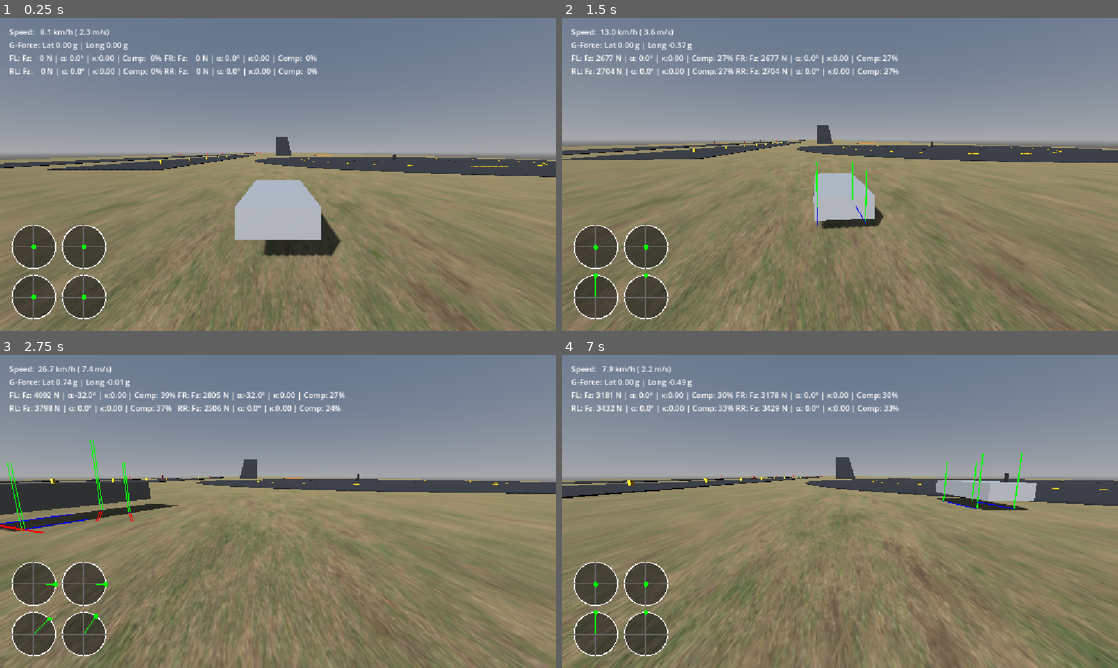
Above: before the commit, frames 1-4 (two rows, left to right).
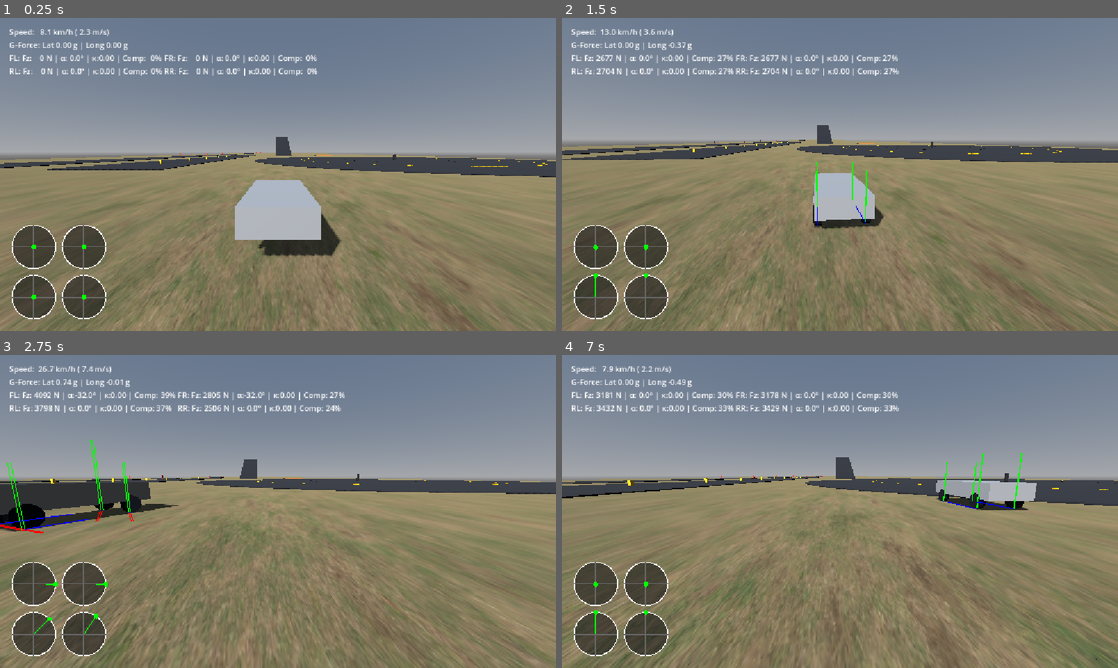
Above: after the commit, the same moments.

Repository: RealAbdurRehman/grounded
Game: Godot game, scene res://scenes/world/world.tscn
The game is run twice, just before and just after one commit, with the same random seed, the same clock (stepped at 60 frames per second) and the same inputs.
Inputs (mouse positions are in pixels of both pictures, inside the frame that each line leads up to):
- Up to frame 1 (0.25 s): no input
- Up to frame 2 (1.5 s): tap Enter at 0.5 s; move the mouse to (867, 174) at 0.52 s; hold W (throttle) 0.53-1.28 s; hold Up from 0.53 s (still down); click (867, 174) at 0.67 s; move the mouse to (812, 174) at 1.27 s; tap V (camera_mode) at 1.35 s
- Up to frame 3 (2.75 s): tap W (throttle) at 1.55 s; move the mouse to (333, 442) at 2.02 s; release Up at 2.03 s; hold D (steer_right) from 2.03 s (still down); hold W (throttle) from 2.03 s (still down)
- Up to frame 4 (7 s): release D (steer_right) at 2.75 s; release W (throttle) at 2.75 s; drag from (812, 574) to (673, 464) at 2.77 s; move the mouse to (1006, 558) at 3.52 s; hold A (steer_left) 3.53-4.25 s; hold Shift 3.53-4.25 s; tap W (throttle) at 3.8, 5.3, 6.8 s; drag from (673, 464) to (756, 433) at 4.27 s; move the mouse to (867, 511) at 5.02 s; hold S (brake) 5.03-5.75 s; hold Q 5.03-5.75 s; click (867, 511) at 5.17 s; drag from (756, 433) to (728, 527) at 5.77 s; move the mouse to (962, 495) at 6.52 s; hold Up from 6.53 s (still down); hold V (camera_mode) from 6.53 s (still down)

The runs differ from the first frame. In frame 1, less than 0.1% of the frame differs, in the area x 46-48%, y 70-74%; in frame 2, less than 0.1%; in frame 3, 0.6%, in the area x 0-28%, y 44-56%; in frame 4, 0.1%.

Commit message:
Add basic wheel meshes

Diff:
--- a/scenes/vehicle/vehicle.tscn
+++ b/scenes/vehicle/vehicle.tscn
@@ -9,16 +9,18 @@
 [sub_resource type="BoxMesh" id="BoxMesh_8rti0"]
 size = Vector3(1.8, 0.7, 4.2)
 
+[sub_resource type="StandardMaterial3D" id="StandardMaterial3D_udt0a"]
+albedo_color = Color(0, 0.027755555, 0.07416836, 1)
+
+[sub_resource type="CylinderMesh" id="CylinderMesh_8rti0"]
+material = SubResource("StandardMaterial3D_udt0a")
+top_radius = 0.33
+bottom_radius = 0.33
+height = 0.25
+radial_segments = 12
+
 [node name="RigidBody" type="RigidBody3D" unique_id=429220544 node_paths=PackedStringArray("wheel_fl", "wheel_fr", "wheel_rl", "wheel_rr")]
 script = ExtResource("1_udt0a")
-vehicle_mass = null
-max_engine_force = null
-max_brake_force = null
-max_steer_angle_deg = null
-frontal_area = null
-drag_coefficient = null
-front_arb_stiffness = null
-rear_arb_stiffness = null
 wheel_fl = NodePath("Wheels/WheelFL")
 wheel_fr = NodePath("Wheels/WheelFR")
 wheel_rl = NodePath("Wheels/WheelRL")
@@ -40,16 +42,32 @@
 is_front = true
 is_driven = false
 
+[node name="Mesh" type="MeshInstance3D" parent="Wheels/WheelFL" unique_id=1564057894]
+transform = Transform3D(-4.371139e-08, -1, 0, 1, -4.371139e-08, 0, 0, 0, 1, 0, 0, 0)
+mesh = SubResource("CylinderMesh_8rti0")
+
 [node name="WheelFR" type="RayCast3D" parent="Wheels" unique_id=1065968054]
 transform = Transform3D(1, 0, 0, 0, 1, 0, 0, 0, 1, 0.8, 0.25, -1.35)
 script = ExtResource("2_2aj0h")
 is_front = true
 is_driven = false
 
+[node name="Mesh" type="MeshInstance3D" parent="Wheels/WheelFR" unique_id=1374558037]
+transform = Transform3D(-4.371139e-08, -1, 0, 1, -4.371139e-08, 0, 0, 0, 1, 0, 0, 0)
+mesh = SubResource("CylinderMesh_8rti0")
+
 [node name="WheelRL" type="RayCast3D" parent="Wheels" unique_id=136557973]
 transform = Transform3D(1, 0, 0, 0, 1, 0, 0, 0, 1, -0.8, 0.25, 1.35)
 script = ExtResource("2_2aj0h")
 
+[node name="Mesh" type="MeshInstance3D" parent="Wheels/WheelRL" unique_id=1879087921]
+transform = Transform3D(-4.371139e-08, -1, 0, 1, -4.371139e-08, 0, 0, 0, 1, 0, 0, 0)
+mesh = SubResource("CylinderMesh_8rti0")
+
 [node name="WheelRR" type="RayCast3D" parent="Wheels" unique_id=834798633]
 transform = Transform3D(1, 0, 0, 0, 1, 0, 0, 0, 1, 0.8, 0.25, 1.35)
 script = ExtResource("2_2aj0h")
+
+[node name="Mesh" type="MeshInstance3D" parent="Wheels/WheelRR" unique_id=1706105306]
+transform = Transform3D(-4.371139e-08, -1, 0, 1, -4.371139e-08, 0, 0, 0, 1, 0, 0, 0)
+mesh = SubResource("CylinderMesh_8rti0")
--- a/scripts/vehicle/wheel.gd
+++ b/scripts/vehicle/wheel.gd
@@ -16,6 +16,9 @@
 @export_group("Friction")
 @export var friction_coef: float = 1.0
 
+@export_group("Mesh")
+@onready var visual_mesh: MeshInstance3D = $Mesh
+
 var is_grounded: bool = false
 
 var compression: float = 0.0
@@ -30,6 +33,8 @@
 
 var steer_angle_rad: float = 0.0
 var _prev_displacement: float = 0.0
+
+var _spin_angle: float = 0.0
 
 func _ready() -> void:
 	var total_ray_length := suspension_rest_length + wheel_radius
@@ -107,6 +112,14 @@
 	var total_force: Vector3 = (contact_normal * suspension_force_n) + (wheel_forward * longitudinal_force_n) + (wheel_right * lateral_force_n)
 	chassis.apply_force(total_force, contact_point - chassis.global_position)
 
+	if visual_mesh:
+		var visual_y = -(suspension_rest_length - spring_displacement)
+		visual_mesh.position = Vector3(0, visual_y, 0)
+
+		if is_grounded: _spin_angle += (-v_long / wheel_radius) * delta
+		visual_mesh.rotation.x = _spin_angle
+		visual_mesh.rotation.y = steer_angle_rad
+
 	DebugDraw3D.draw_line(contact_point, contact_point + contact_normal * (suspension_force_n / 1500.0), Color.GREEN)
 	DebugDraw3D.draw_line(contact_point, contact_point + wheel_right * (lateral_force_n / 1500.0), Color.RED)
 	DebugDraw3D.draw_line(contact_point, contact_point + wheel_forward * (longitudinal_force_n / 1500.0), Color.BLUE)
